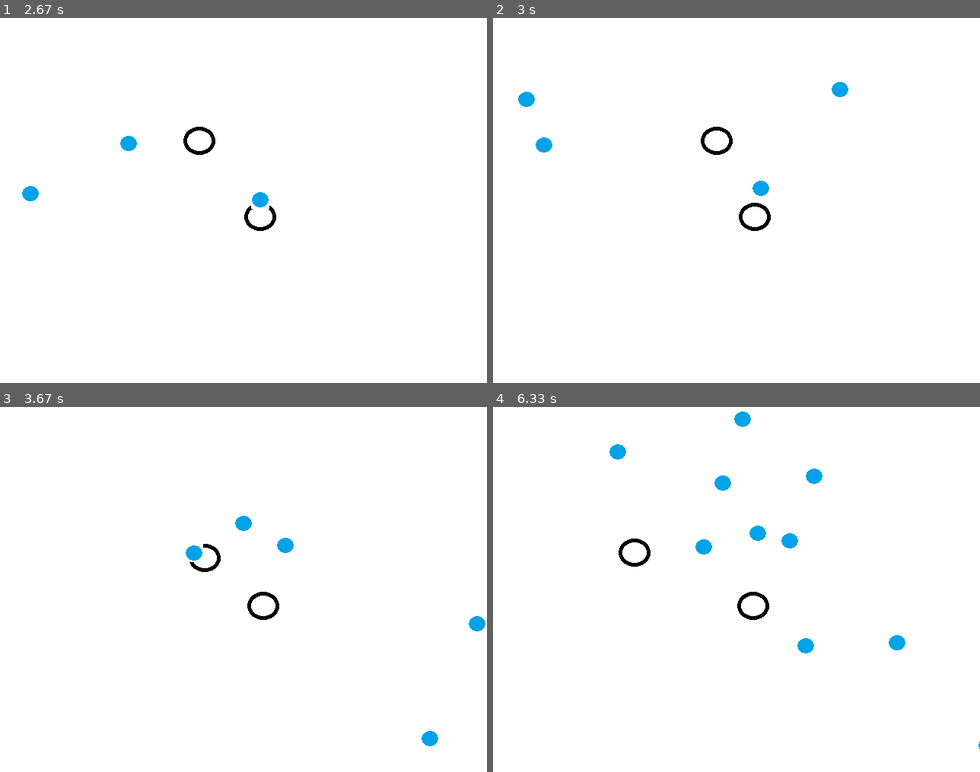
Above: before the commit, frames 1-4 (two rows, left to right).
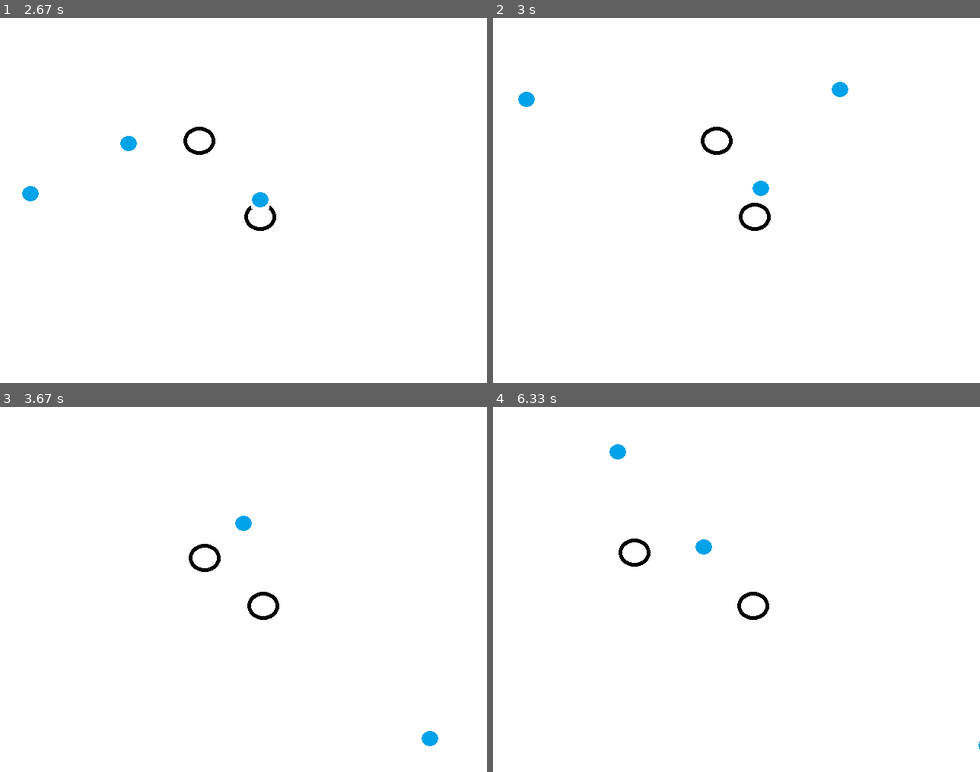
Above: after the commit, the same moments.

Repository: introprogramming/exercises
Game: pygame game, started from exercises/survival/survival.py
Two runs of this game, one before a commit and one after it. Both use one fixed random seed, a clock stepped at 60 frames per second and the inputs below.
Inputs (mouse positions are in pixels of both pictures, inside the frame that each line leads up to):
- Up to frame 1 (2.67 s): hold Right 0.33-0.8 s; hold Up 0.83-1.13 s; tap Space at 0.9, 1.23, 1.53, 1.73, 2.03, 2.3, 2.63 s; hold Right 1.17-1.63 s; move the mouse to (399, 189) at 1.2 s; hold Left 1.67-2.2 s; move the mouse to (126, 204) at 1.7 s; hold Down 2.23-2.53 s; move the mouse to (92, 145) at 2.27 s; hold Left from 2.57 s (still down); move the mouse to (316, 72) at 2.6 s
- Up to frame 2 (3 s): tap Space at 2.93 s; release Left at 2.97 s
- Up to frame 3 (3.67 s): hold Up 3-3.37 s; move the mouse to (301, 622) at 3.03 s; tap Space at 3.07, 3.47 s; hold Right from 3.4 s (still down); move the mouse to (253, 465) at 3.43 s
- Up to frame 4 (6.33 s): tap Space at 3.77, 4.13, 4.53, 4.83, 5.03, 5.33, 5.53, 5.87, 6.17 s; release Right at 4.03 s; hold Down 4.07-4.43 s; move the mouse to (561, 578) at 4.1 s; hold Left 4.47-4.93 s; move the mouse to (741, 629) at 4.5 s; hold Right 4.97-5.43 s; move the mouse to (721, 527) at 5 s; hold Up 5.47-5.77 s; move the mouse to (863, 647) at 5.5 s; hold Right 5.8-6.27 s; move the mouse to (658, 469) at 5.83 s; hold Left from 6.3 s (still down)

Frame 1 is identical in both runs. In frame 2, 0.1% of the frame differs, in the area x 8-13%, y 32-37%; in frame 3, 0.3%; in frame 4, 0.8%, in the area x 45-85%, y 1-68%.

Commit message:
Now board has strict borders instead of modulo

Diff:
--- a/exercises/survival/game_object.py
+++ b/exercises/survival/game_object.py
@@ -22,6 +22,9 @@
         self.screen_x = (self.width - win_width)/2
         self.screen_y = (self.height - win_height)/2
 
+        self.limit_x = win_width/2
+        self.limit_y = win_height/2
+
     def graph_position_of(self, board_x, board_y):
         x = board_x - self.screen_x
         y = board_y - self.screen_y
@@ -30,17 +33,21 @@
     def set_screen_position(self, board_x, board_y):
         self.screen_x = board_x - self.win_width/2
         self.screen_y = board_y - self.win_height/2
+        #TODO fix
         if self.screen_x < 0:
-            self.screen_x = self.screen_x + self.width
+            self.screen_x = 0
+        elif self.screen_x + self.win_width > self.width:
+            self.screen_x = self.width - self.win_width
+
         if self.screen_y < 0:
-            self.screen_y = self.screen_y + self.height
+            self.screen_y = 0
+        elif self.screen_y + self.win_height > self.height:
+            self.screen_y = self.height - self.win_height
 
     def board_position_of(self, graph_x, graph_y):
-        return ( (self.screen_x + graph_x)%self.width, (self.screen_y + graph_y)%self.height)
+        return (self.screen_x + graph_x, self.screen_y + graph_y)
 
 class GraphObject(pygame.sprite.Sprite):
-    board_width = 1200
-    board_height = 1200
 
     def __init__(self, image, board):
         pygame.sprite.Sprite.__init__(self)
@@ -60,9 +67,21 @@
     #    self.rect.x = x
     #    self.rect.y = y
 
+    def check(self):
+        if self.board_x < 0:
+            self.board_x = 0
+        elif self.board_x + self.rect.width > self.board.width:
+            self.board_x = self.board.width - self.rect.width
+
+        if self.board_y < 0:
+            self.board_y = 0
+        elif self.board_y + self.rect.height > self.board.height:
+            self.board_y = self.board.height - self.rect.height
+
     def update(self, time):
-        self.board_x = (time*self.vx + self.board_x)%GraphObject.board_width
-        self.board_y = (time*self.vy + self.board_y)%GraphObject.board_height
+        self.board_x = (time*self.vx + self.board_x)
+        self.board_y = (time*self.vy + self.board_y)
+        self.check()
         (self.rect.x, self.rect.y) = self.board.graph_position_of(self.board_x, self.board_y)
 
 class Character(GraphObject):
